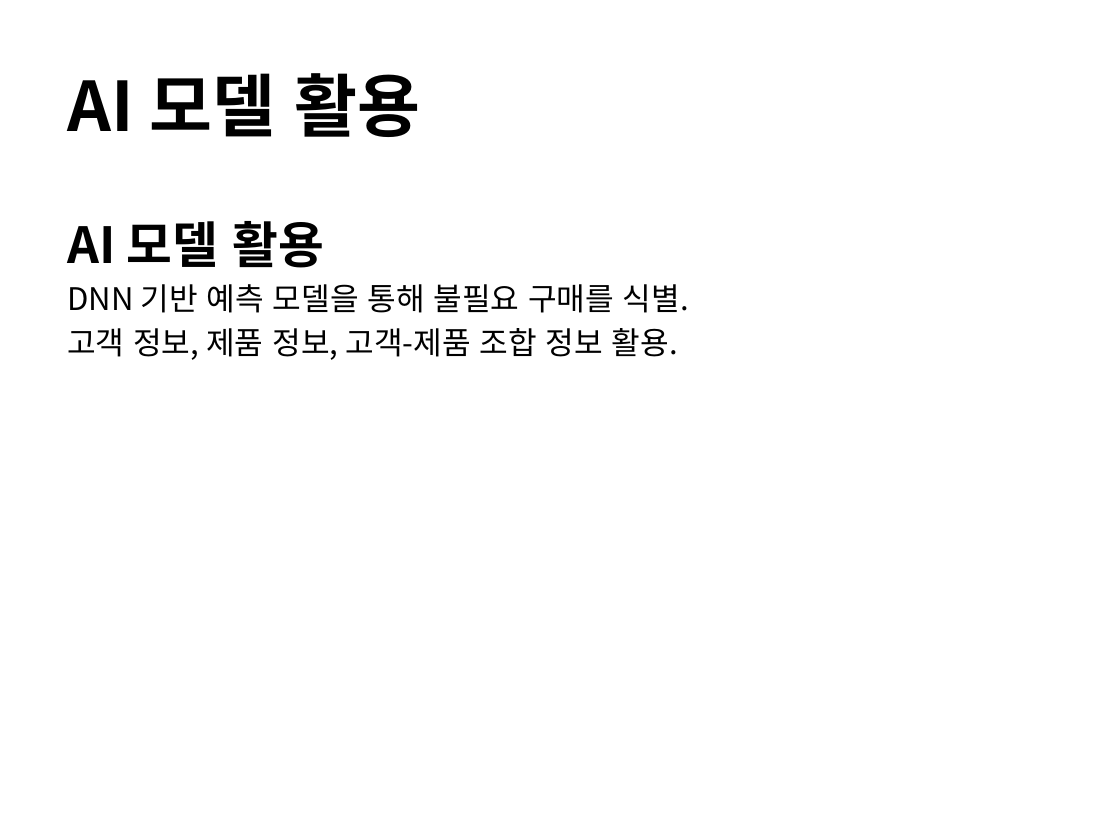
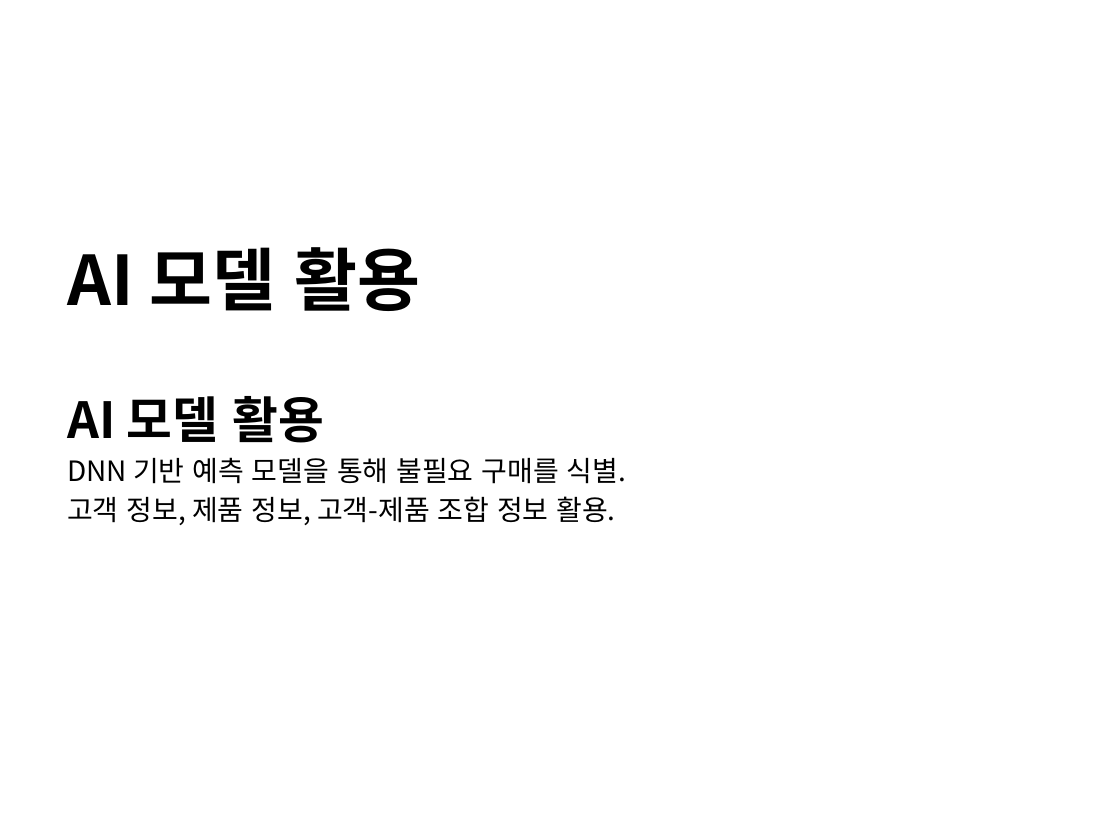
Before and after one commit to WasVelinn/1stPerSonalProjecT, a slide deck: slide 5 of 프레젠테이션1.pptx. Drawn at 1120x840 pixels with LibreOffice and Linux fonts; fonts in the diff are those of the drawing. Boxes give left, top, right and bottom in pixels: in the first picture for what was removed or moved away, otherwise in the second. Text is boxed around its words. In the diff, an @@ line names an element or a change of style, - is before the commit and + after.

```diff
--- a/프레젠테이션1.pptx
+++ b/프레젠테이션1.pptx
@@ title "AI 모델 활용": place and size @@
-title "AI 모델 활용" at (67, 73, 420, 137)
+title "AI 모델 활용" at (67, 247, 420, 311)
@@ text "AI 모델 활용": place and size @@
-text "AI 모델 활용" at (67, 221, 689, 360)
+text "AI 모델 활용" at (67, 396, 626, 525)
@@ text at (67, 457, 626, 525): size 20 to 18 pt in "DNN 기반 예측 모델을 통해 불필요 구매를 ...", "고객 정보, 제품 정보, 고객-제품 조합 정보 ..." @@
```
Also in this commit, not shown: 10 other slides changed, 4 slides added, 3 slides removed, 8 other files.
